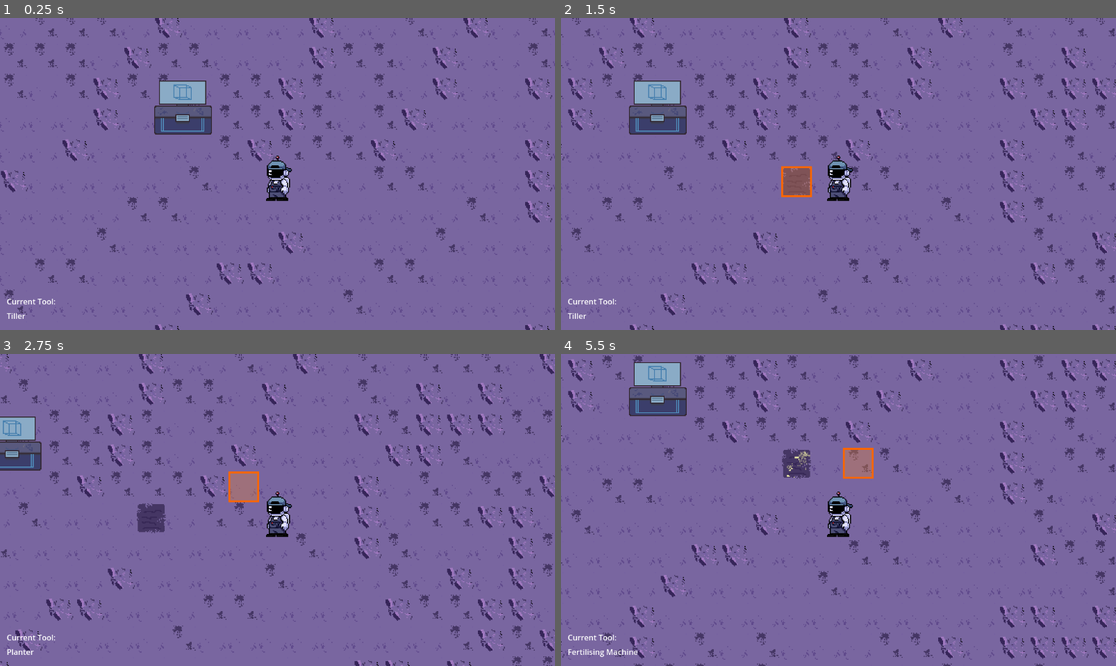
Above: before the commit, frames 1-4 (two rows, left to right).
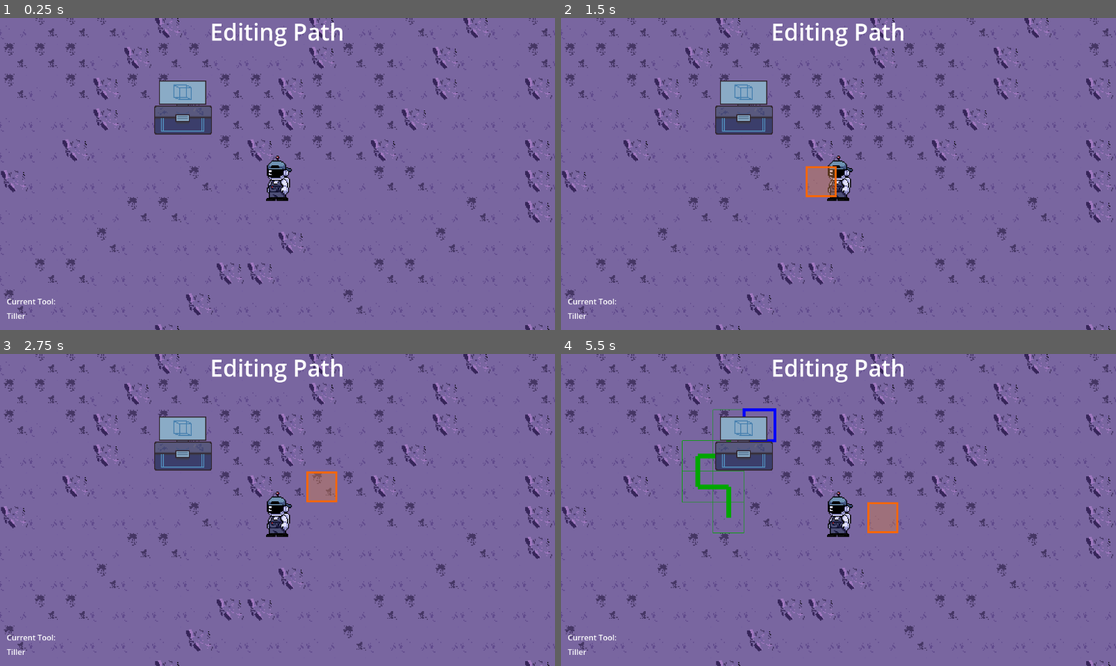
Above: after the commit, the same moments.

Repository: DevFTB/Moonbeam-Meadows
Game: Godot game, scene res://Level/moon.tscn
Two runs of this game, one before a commit and one after it. Both use one fixed random seed, a clock stepped at 60 frames per second and the inputs below.
Inputs (mouse positions are in pixels of both pictures, inside the frame that each line leads up to):
- Up to frame 1 (0.25 s): no input
- Up to frame 2 (1.5 s): tap Enter at 0.5 s; move the mouse to (960, 158) at 0.52 s; hold D (move_right) 0.53-1.25 s; hold E (interact) 0.53-1.25 s; click (960, 158) at 0.67 s; drag from (727, 189) to (655, 105) at 1.27 s
- Up to frame 3 (2.75 s): tap Space at 2 s; move the mouse to (333, 441) at 2.02 s; hold D (move_right) from 2.03 s (still down); hold 2 (select_tool2) from 2.03 s (still down); click (333, 441) at 2.17 s
- Up to frame 4 (5.5 s): release D (move_right) at 2.75 s; release 2 (select_tool2) at 2.75 s; drag from (810, 572) to (672, 463) at 2.77 s; tap Enter at 3.5 s; move the mouse to (1005, 556) at 3.52 s; hold A (move_left) 3.53-4.25 s; hold 4 (select_tool4) 3.53-4.25 s; click (1005, 556) at 3.67 s; drag from (672, 463) to (755, 432) at 4.27 s; tap Space at 5 s; move the mouse to (866, 510) at 5.02 s; press the mouse at (866, 510) at 5.03 s; hold S (move_down) from 5.03 s (still down)

The runs differ from the first frame. In frame 1, 0.6% of the frame differs, in the area x 38-62%, y 1-10%; in frame 2, 14%; in frame 3, 15%; in frame 4, 16%, in the area x 0-100%, y 0-100%.

Commit message:
added path selection gui

Diff:
--- /dev/null
+++ b/Level/WateringRobot.gd
@@ -0,0 +1,4 @@
+extends "res://Robots/Robot.gd"
+
+@export var max_water_tank = 10
+var water_tank = 10
--- a/Level/moon.tscn
+++ b/Level/moon.tscn
@@ -22,8 +22,12 @@
 [ext_resource type="Resource" uid="uid://cp77d3nlgk6b8" path="res://Level/Quests/quest_campaign_1.tres" id="16_oiwbj"]
 [ext_resource type="Script" path="res://Level/Trade Station/TradeStationGUI.gd" id="17_17121"]
 [ext_resource type="Resource" uid="uid://c6irvbqybpvwr" path="res://Level/Quests/quest_campaign_2.tres" id="17_k2pda"]
+[ext_resource type="Script" path="res://Robots/GridPathLine.gd" id="19_gqpxo"]
+[ext_resource type="Script" path="res://Robots/PathSelectionGUI.gd" id="20_jbywo"]
 [ext_resource type="Script" path="res://Level/Currency/CurrencyManager.gd" id="20_wew0j"]
 [ext_resource type="Texture2D" uid="uid://c2gmdstv82xv3" path="res://Level/Trade Station/trade_station.png" id="21_6af3s"]
+[ext_resource type="SpriteFrames" uid="uid://mo5wyk85dbu8" path="res://Robots/WateringRobot/watering_robot_sprite_frames.tres" id="25_cbu3v"]
+[ext_resource type="Script" path="res://Level/WateringRobot.gd" id="25_htusm"]
 
 [sub_resource type="RectangleShape2D" id="RectangleShape2D_111q6"]
 size = Vector2(60, 28)
@@ -45,6 +49,11 @@
 
 [sub_resource type="LabelSettings" id="LabelSettings_qaotf"]
 font_size = 48
+
+[sub_resource type="LabelSettings" id="LabelSettings_yxgws"]
+font_size = 48
+
+[sub_resource type="CircleShape2D" id="CircleShape2D_we5yd"]
 
 [node name="Level" type="TileMap"]
 y_sort_enabled = true
@@ -491,6 +500,27 @@
 [node name="QuestDisplay4" parent="CanvasLayer/GUI/Control/PhoneGUI/Quests/HBoxContainer" instance=ExtResource("12_nsnn6")]
 layout_mode = 2
 
+[node name="PathSelectionGUI" type="Control" parent="CanvasLayer/GUI/Control"]
+layout_mode = 1
+anchors_preset = 15
+anchor_right = 1.0
+anchor_bottom = 1.0
+grow_horizontal = 2
+grow_vertical = 2
+script = ExtResource("20_jbywo")
+
+[node name="Label" type="Label" parent="CanvasLayer/GUI/Control/PathSelectionGUI"]
+layout_mode = 1
+anchors_preset = 5
+anchor_left = 0.5
+anchor_right = 0.5
+offset_left = -20.0
+offset_right = 20.0
+offset_bottom = 23.0
+grow_horizontal = 2
+text = "Editing Path"
+label_settings = SubResource("LabelSettings_yxgws")
+
 [node name="SelectionMarker" type="Sprite2D" parent="." node_paths=PackedStringArray("reference_node")]
 texture = ExtResource("11_8edbx")
 script = ExtResource("12_fbvmq")
@@ -503,6 +533,32 @@
 
 [node name="CurrencyManager" type="Node" parent="."]
 script = ExtResource("20_wew0j")
+
+[node name="Robots" type="Node2D" parent="."]
+visible = false
+
+[node name="Robot" type="CharacterBody2D" parent="Robots"]
+position = Vector2(480, 384)
+motion_mode = 1
+script = ExtResource("25_htusm")
+
+[node name="NavigationAgent2D" type="NavigationAgent2D" parent="Robots/Robot"]
+path_desired_distance = 2.0
+target_desired_distance = 2.0
+avoidance_enabled = true
+debug_enabled = true
+
+[node name="AnimatedSprite2D" type="AnimatedSprite2D" parent="Robots/Robot"]
+position = Vector2(0, -10)
+sprite_frames = ExtResource("25_cbu3v")
+frame_progress = 0.801124
+
+[node name="CollisionShape2D" type="CollisionShape2D" parent="Robots/Robot"]
+shape = SubResource("CircleShape2D_we5yd")
+
+[node name="GridPathLine" type="Node2D" parent="."]
+script = ExtResource("19_gqpxo")
+colour = Color(0, 0.65098, 0, 1)
 
 [connection signal="tool_changed" from="Player" to="CanvasLayer/GUI/ToolGUI" method="_on_player_tool_changed"]
 [connection signal="closed_menu" from="CanvasLayer/GUI/Control/PhoneGUI" to="Player" method="_on_gui_closed_menu"]
--- a/Level/moon_tileset.tres
+++ b/Level/moon_tileset.tres
@@ -1,7 +1,21 @@
-[gd_resource type="TileSet" load_steps=5 format=3 uid="uid://dsntvsfcov3kf"]
+[gd_resource type="TileSet" load_steps=6 format=3 uid="uid://dsntvsfcov3kf"]
 
 [ext_resource type="Texture2D" uid="uid://blhedjwfhypws" path="res://Level/level_spritesheety.png" id="1_ixll4"]
-[ext_resource type="Texture2D" uid="uid://ckkh15mdf55bh" path="res://Level/farmland_spritesheet.png" id="2_dd7xp"]
+
+[sub_resource type="NavigationPolygon" id="NavigationPolygon_0i7tn"]
+vertices = PackedVector2Array(-16, 3, -16, -2, -4, -2, -4, 3, -4, -16, 1.5, -16, 1.5, -2, 1.5, 3, 16, -2, 16, 3, 1.5, 16, -4, 16)
+polygons = Array[PackedInt32Array]([PackedInt32Array(0, 1, 2, 3), PackedInt32Array(2, 4, 5, 6), PackedInt32Array(3, 2, 6, 7), PackedInt32Array(6, 8, 9, 7), PackedInt32Array(3, 7, 10, 11)])
+outlines = Array[PackedVector2Array]([PackedVector2Array(-16, -2, -4, -2, -4, -16, 1.5, -16, 1.5, -2, 16, -2, 16, 3, 1.5, 3, 1.5, 16, -4, 16, -4, 3, -16, 3)])
+
+[sub_resource type="NavigationPolygon" id="NavigationPolygon_bm03a"]
+vertices = PackedVector2Array(-16, 3, -16, -2, -4, -2, -4, 3, -4, -16, 1.5, -16, 1.5, -2, 1.5, 3, 16, -2, 16, 3, 1.5, 16, -4, 16)
+polygons = Array[PackedInt32Array]([PackedInt32Array(0, 1, 2, 3), PackedInt32Array(2, 4, 5, 6), PackedInt32Array(3, 2, 6, 7), PackedInt32Array(6, 8, 9, 7), PackedInt32Array(3, 7, 10, 11)])
+outlines = Array[PackedVector2Array]([PackedVector2Array(-16, -2, -4, -2, -4, -16, 1.5, -16, 1.5, -2, 16, -2, 16, 3, 1.5, 3, 1.5, 16, -4, 16, -4, 3, -16, 3)])
+
+[sub_resource type="NavigationPolygon" id="NavigationPolygon_dcq0k"]
+vertices = PackedVector2Array(-16, 3, -16, -2, -4, -2, -4, 3, -4, -16, 1.5, -16, 1.5, -2, 1.5, 3, 16, -2, 16, 3, 1.5, 16, -4, 16)
+polygons = Array[PackedInt32Array]([PackedInt32Array(0, 1, 2, 3), PackedInt32Array(2, 4, 5, 6), PackedInt32Array(3, 2, 6, 7), PackedInt32Array(6, 8, 9, 7), PackedInt32Array(3, 7, 10, 11)])
+outlines = Array[PackedVector2Array]([PackedVector2Array(-16, -2, -4, -2, -4, -16, 1.5, -16, 1.5, -2, 16, -2, 16, 3, 1.5, 3, 1.5, 16, -4, 16, -4, 3, -16, 3)])
 
 [sub_resource type="TileSetAtlasSource" id="TileSetAtlasSource_m3asn"]
 resource_name = "ground_atlas"
@@ -13,23 +27,23 @@
 0:1/0 = 0
 1:1/0 = 0
 0:2/0 = 0
+0:2/0/navigation_layer_0/polygon = SubResource("NavigationPolygon_0i7tn")
 0:2/0/custom_data_0 = true
+0:2/0/custom_data_1 = true
 1:2/0 = 0
+1:2/0/navigation_layer_0/polygon = SubResource("NavigationPolygon_bm03a")
 1:2/0/custom_data_0 = true
+1:2/0/custom_data_1 = true
 2:2/0 = 0
+2:2/0/navigation_layer_0/polygon = SubResource("NavigationPolygon_dcq0k")
 2:2/0/custom_data_0 = true
-
-[sub_resource type="TileSetAtlasSource" id="TileSetAtlasSource_ek77a"]
-texture = ExtResource("2_dd7xp")
-texture_region_size = Vector2i(32, 32)
-0:0/0 = 0
-0:0/0/custom_data_0 = true
-1:0/0 = 0
-1:0/0/custom_data_0 = true
+2:2/0/custom_data_1 = true
 
 [resource]
 tile_size = Vector2i(32, 32)
+navigation_layer_0/layers = 1
 custom_data_layer_0/name = "tillable"
 custom_data_layer_0/type = 1
+custom_data_layer_1/name = "r_traversible"
+custom_data_layer_1/type = 1
 sources/0 = SubResource("TileSetAtlasSource_m3asn")
-sources/1 = SubResource("TileSetAtlasSource_ek77a")
--- /dev/null
+++ b/Robots/GridPathLine.gd
@@ -0,0 +1,30 @@
+extends Node2D
+
+@export var points : PackedVector2Array
+@export var colour : Color
+@export var line_width = 5.0
+
+func set_points(points):
+	self.points = PackedVector2Array(points)
+	queue_redraw()
+
+func _draw():
+	if points.size() > 1:
+		for i in range(points.size() - 1):
+			var p1 = points[i]
+			var p2 = points[i+1]
+
+			var vec = p2 - p1
+			var perpendicular_vec = vec.normalized().orthogonal()
+
+			var p1_1 = p1 + perpendicular_vec * line_width / 2
+			var p1_2 = p1 - perpendicular_vec * line_width / 2
+			var p2_1 = p2 + perpendicular_vec * line_width / 2
+			var p2_2 = p2 - perpendicular_vec * line_width / 2
+
+			draw_colored_polygon(PackedVector2Array([p1_1, p1_2, p2_2, p2_1]), colour)
+
+			draw_rect(Rect2(p1 - Vector2(16,16), Vector2(32,32)), colour, false)
+
+		draw_rect(Rect2(points[points.size() - 1] - Vector2(16,16), Vector2(32,32)), Color.BLUE, false, 3)
+	pass
--- /dev/null
+++ b/Robots/PathSelectionGUI.gd
@@ -0,0 +1,52 @@
+extends Control
+
+@onready var level = get_node("/root/Level") as Level
+@onready var grid_path_line = get_node("/root/Level/GridPathLine")
+@onready var player = get_node("/root/Level/Player")
+var dragging = false
+@export var minimum_motion = 8
+var last_mouse_pos : Vector2 = Vector2.ZERO
+
+var grid_positions: Array[Vector2] = []
+@export var colour : Color
+@export var line_width = 5.0
+# Called when the node enters the scene tree for the first time.
+func _ready():
+	player.frozen = visible
+	pass # Replace with function body.
+
+
+# Called every frame. 'delta' is the elapsed time since the previous frame.
+func _process(delta):
+	pass
+
+func check_pos(mouse_position: Vector2):
+	var new_point = Vector2(level.local_to_map(mouse_position))
+	var is_not_same = grid_positions.size() == 0 or grid_positions.back() != new_point
+	var is_traversible = level.get_cell_tile_data(0, new_point).get_custom_data("r_traversible")
+	var is_continuous = grid_positions.size() == 0 or (grid_positions.back() - new_point).length() == 1
+	if is_not_same and is_traversible and is_continuous:
+		print(new_point)
+		grid_positions.append(new_point)
+
+		grid_path_line.set_points(grid_positions.map(func(x): return level.map_to_local(x)))
+	pass
+
+func _gui_input(event):
+	if event is InputEventMouseButton:
+		if event.button_index == MOUSE_BUTTON_LEFT:
+			dragging = event.pressed
+		pass
+	elif event is InputEventMouseMotion:
+		#print("( %s ) vs ( %s ) vs ( %s )" % [player.get_global_mouse_position(), get_global_mouse_position(), get_viewport_transform() * get_global_mouse_position()])
+		var mouse_pos = player.get_global_mouse_position()
+		if dragging:
+			if event.relative.length() > minimum_motion:
+				check_pos(mouse_pos)
+				pass
+			else:
+				if (mouse_pos - last_mouse_pos).length() > 8:
+					last_mouse_pos = mouse_pos
+					check_pos(mouse_pos)
+		pass
+	pass
--- /dev/null
+++ b/Robots/Robot.gd
@@ -0,0 +1,42 @@
+extends CharacterBody2D
+
+@onready var level = get_node("/root/Level") as Level
+@onready var navigation_agent = $NavigationAgent2D
+
+@export var movement_speed: float = 125.0
+@export var movement_penalty : float = 0.25
+var movement_delta : float
+
+@export var max_energy = 30
+@export var move_energy_cost = 1
+@export var action_energy_cost = 3
+
+@export var path : Array[Vector2] = []
+
+func _ready():
+	navigation_agent.velocity_computed.connect(_on_NavigationAgent2D_velocity_computed)
+
+func _physics_process(delta):
+	if navigation_agent.is_navigation_finished():
+		return
+
+	movement_delta = movement_speed
+	var next_path_position: Vector2 = navigation_agent.get_next_path_position()
+	var current_agent_position: Vector2 = global_transform.origin
+	var new_velocity: Vector2 = (next_path_position - current_agent_position).normalized() * movement_delta
+
+	navigation_agent.set_velocity(new_velocity)
+
+func move_to_grid(grid_position: Vector2i):
+	navigation_agent.set_target_position(level.map_to_local(grid_position))
+	pass
+
+func _input(event):
+	if event is InputEventMouseButton and event.button_index == MOUSE_BUTTON_LEFT:
+		move_to_grid(level.local_to_map(get_global_mouse_position()))
+	pass
+
+func _on_NavigationAgent2D_velocity_computed(safe_velocity: Vector2):
+	# Move CharacterBody3D with the computed `safe_velocity` to avoid dynamic obstacles.
+	velocity = safe_velocity
+	move_and_slide()
--- /dev/null
+++ b/Robots/WateringRobot/watering_robot_sprite_frames.tres
@@ -0,0 +1,32 @@
+[gd_resource type="SpriteFrames" load_steps=5 format=3 uid="uid://mo5wyk85dbu8"]
+
+[ext_resource type="Texture2D" uid="uid://b2g1vrdcednc8" path="res://Robots/WateringRobot/watering_robot.png" id="1_rlony"]
+
+[sub_resource type="AtlasTexture" id="AtlasTexture_x8t77"]
+atlas = ExtResource("1_rlony")
+region = Rect2(0, 0, 32, 32)
+
+[sub_resource type="AtlasTexture" id="AtlasTexture_lsdw4"]
+atlas = ExtResource("1_rlony")
+region = Rect2(32, 0, 32, 32)
+
+[sub_resource type="AtlasTexture" id="AtlasTexture_4l7p6"]
+atlas = ExtResource("1_rlony")
+region = Rect2(64, 0, 32, 32)
+
+[resource]
+animations = [{
+"frames": [{
+"duration": 1.0,
+"texture": SubResource("AtlasTexture_x8t77")
+}, {
+"duration": 1.0,
+"texture": SubResource("AtlasTexture_lsdw4")
+}, {
+"duration": 1.0,
+"texture": SubResource("AtlasTexture_4l7p6")
+}],
+"loop": true,
+"name": &"default",
+"speed": 1.0
+}]
Not shown: 1 places in Level/moon.tscn that only renumber resources
Binary file added: Robots/WateringRobot/watering_robot.png
Not shown, added: Robots/WateringRobot/watering_robot.png.import
